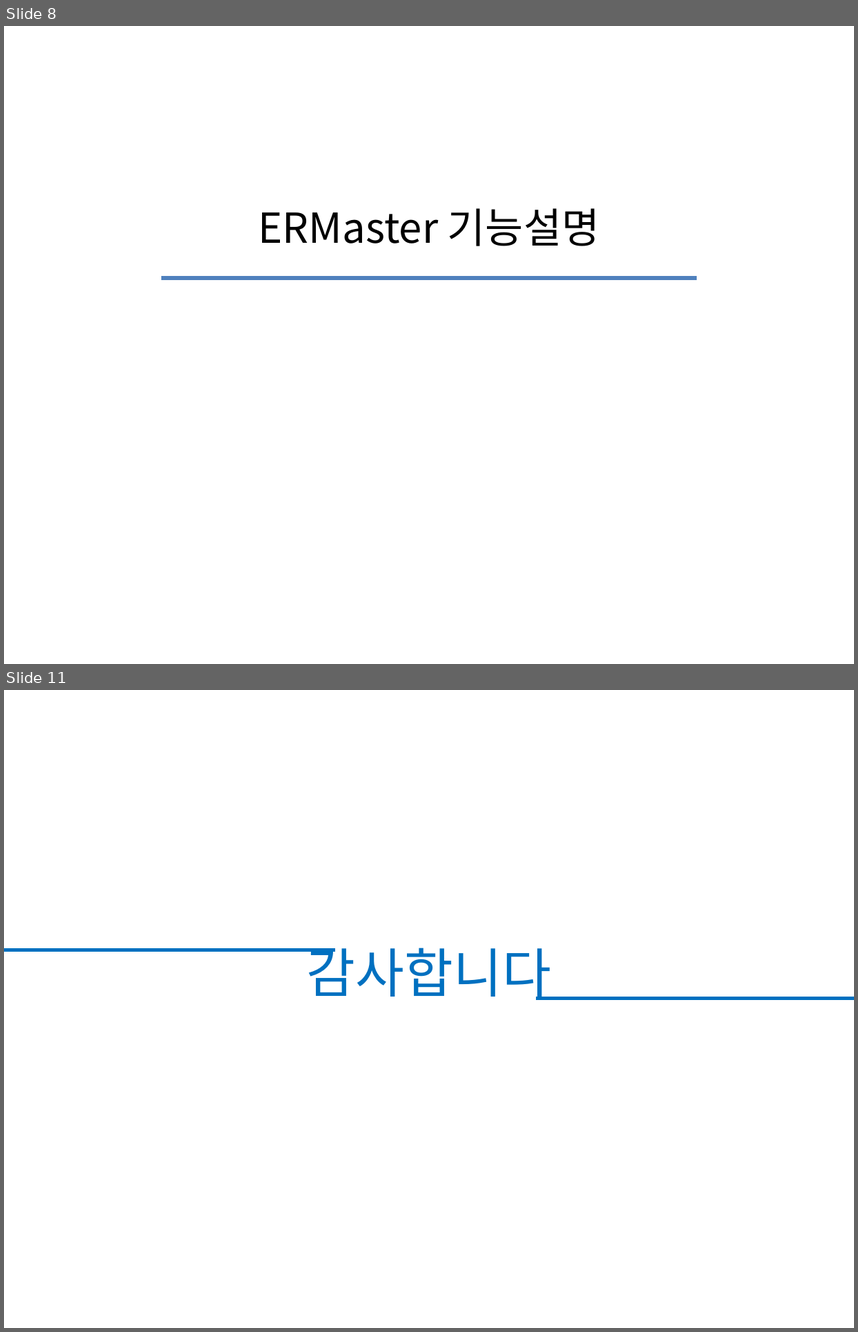
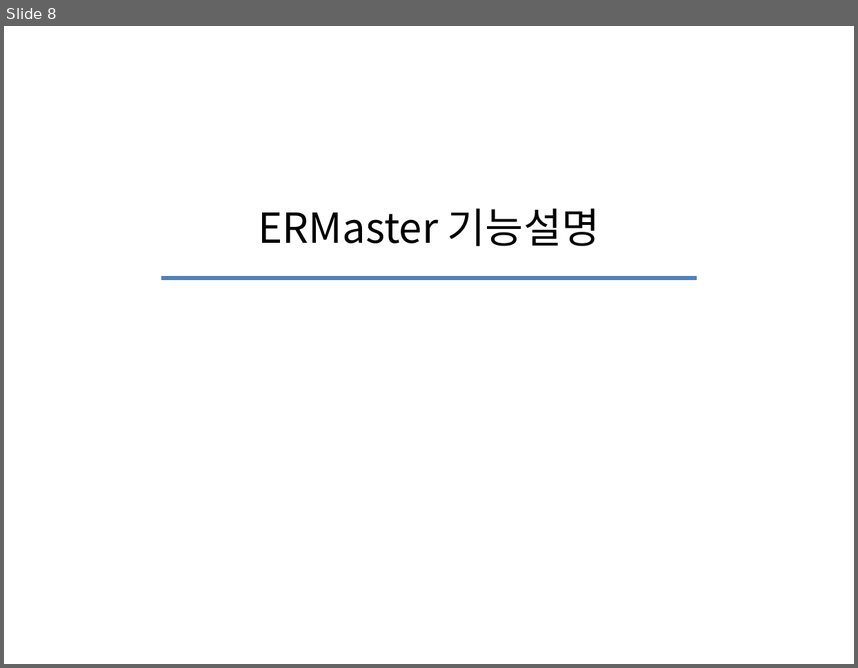
Before and after one commit to moon70717/iot_spring, a slide deck: iot_spring2/src/main/webapp/WEB-INF/views/db/ermaster/ermaster_ppt.pptx. Shown one above the other, each under a label of ours: slides 8 and 11 before the commit, slide 8 after it; the slides between them are not shown. The pictures are 858x1332 and 858x668 pixels, drawn with LibreOffice and Linux fonts; fonts in the diff are those of the drawing. Boxes give left, top, right and bottom in pixels: in the first picture for what was removed or moved away, otherwise in the second. Text is boxed around its words. In the diff, an @@ line names an element or a change of style, - is before the commit and + after.

```diff
--- a/iot_spring2/src/main/webapp/WEB-INF/views/db/ermaster/ermaster_ppt.pptx
+++ b/iot_spring2/src/main/webapp/WEB-INF/views/db/ermaster/ermaster_ppt.pptx
@@ slide 11 removed at (x1=4, y1=690, x2=854, y2=1328), background #FFFFFF @@
@@ line removed from (335, 949) to (4, 949) @@
@@ text removed at (x1=307, y1=947, x2=551, y2=1000) @@
-감사합니다
@@ line removed from (536, 998) to (854, 998) @@
```
Also in this commit, not shown: 5 slides changed, 6 other files.
